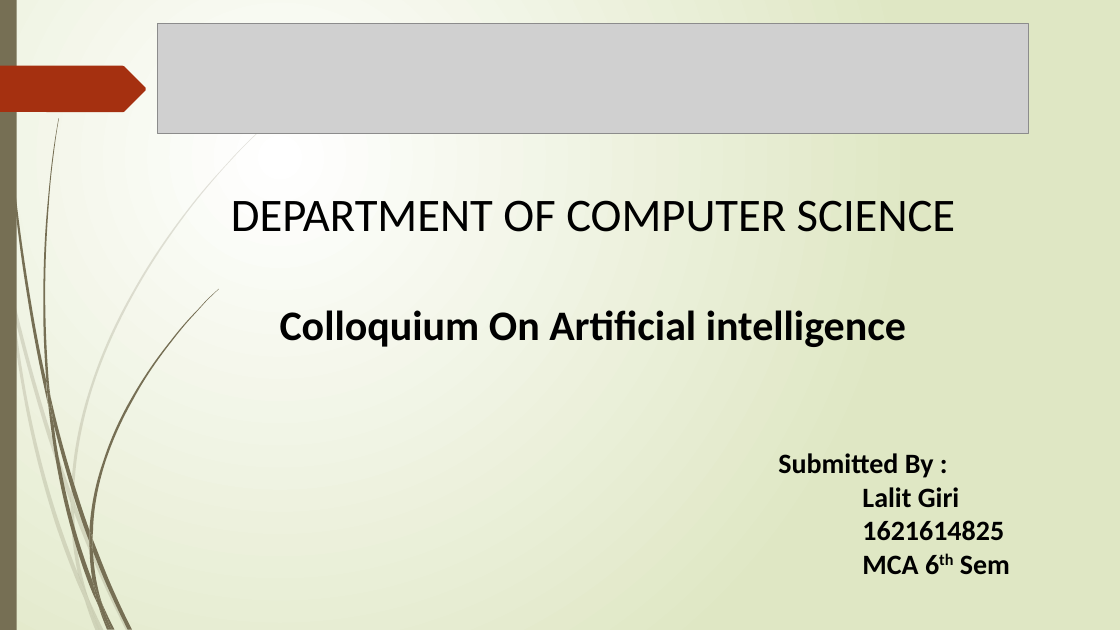
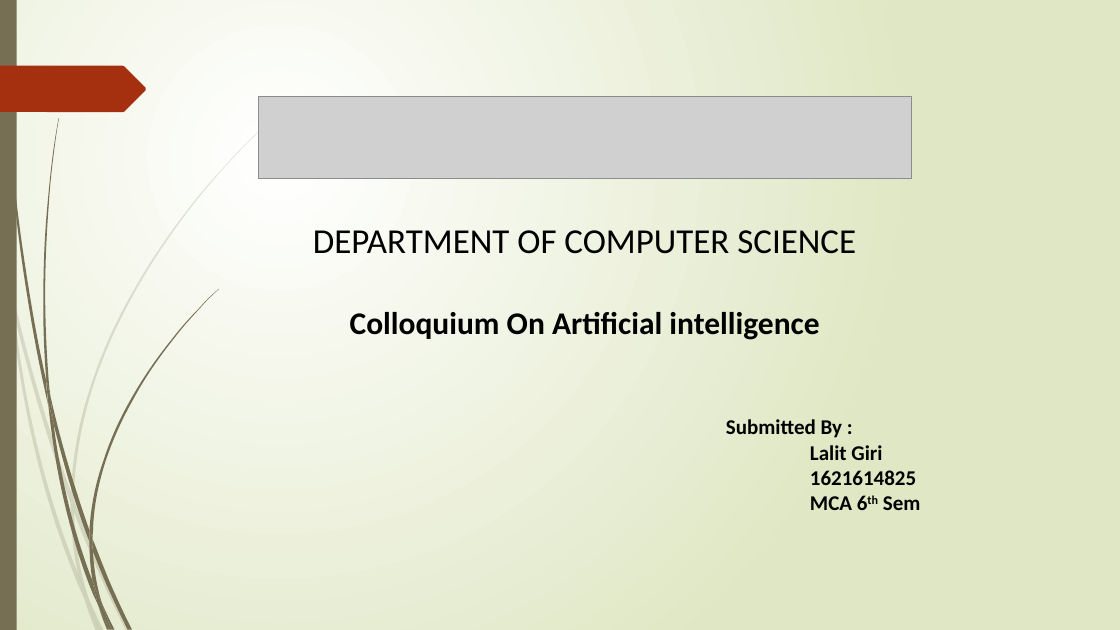
Before and after one commit to lalitgiri/Angular_Practice_Program, a slide deck: slide 1 of Ecommerce-Project/report data/colloquium.pptx. Drawn at 1120x630 pixels with LibreOffice and Linux fonts; fonts in the diff are those of the drawing; grey boxes stand for pictures. Boxes give left, top, right and bottom in pixels: in the first picture for what was removed or moved away, otherwise in the second. Text is boxed around its words. In the diff, an @@ line names an element or a change of style, - is before the commit and + after.

```diff
--- a/Ecommerce-Project/report data/colloquium.pptx
+++ b/Ecommerce-Project/report data/colloquium.pptx
@@ picture: place and size @@
-picture at (158,24,1029,134)
+picture at (258,97,912,180)
@@ text "DEPARTMENT OF COMPUTER SCIENCE": place and size @@
-text "DEPARTMENT OF COMPUTER SCIENCE" at (231,200,955,232)
+text "DEPARTMENT OF COMPUTER SCIENCE" at (313,230,856,254)
@@ text "DEPARTMENT OF COMPUTER SCIENCE" at (313,230,856,254): size 40 to 30 pt @@
@@ text "Colloquium On Artificial intelligence": place and size @@
-text "Colloquium On Artificial intelligence" at (280,310,906,347)
+text "Colloquium On Artificial intelligence" at (350,312,819,340)
@@ text "Colloquium On Artificial intelligence" at (350,312,819,340): size 36 to 27 pt @@
@@ text "Submitted By :": place and size @@
-text "Submitted By :" at (778,453,1010,575)
+text "Submitted By :" at (726,419,921,510)
@@ text "Submitted By :" at (726,419,921,510): size 24 to 18 pt @@
```
Also in this commit, not shown: 28 other slides changed, 2 other files.
